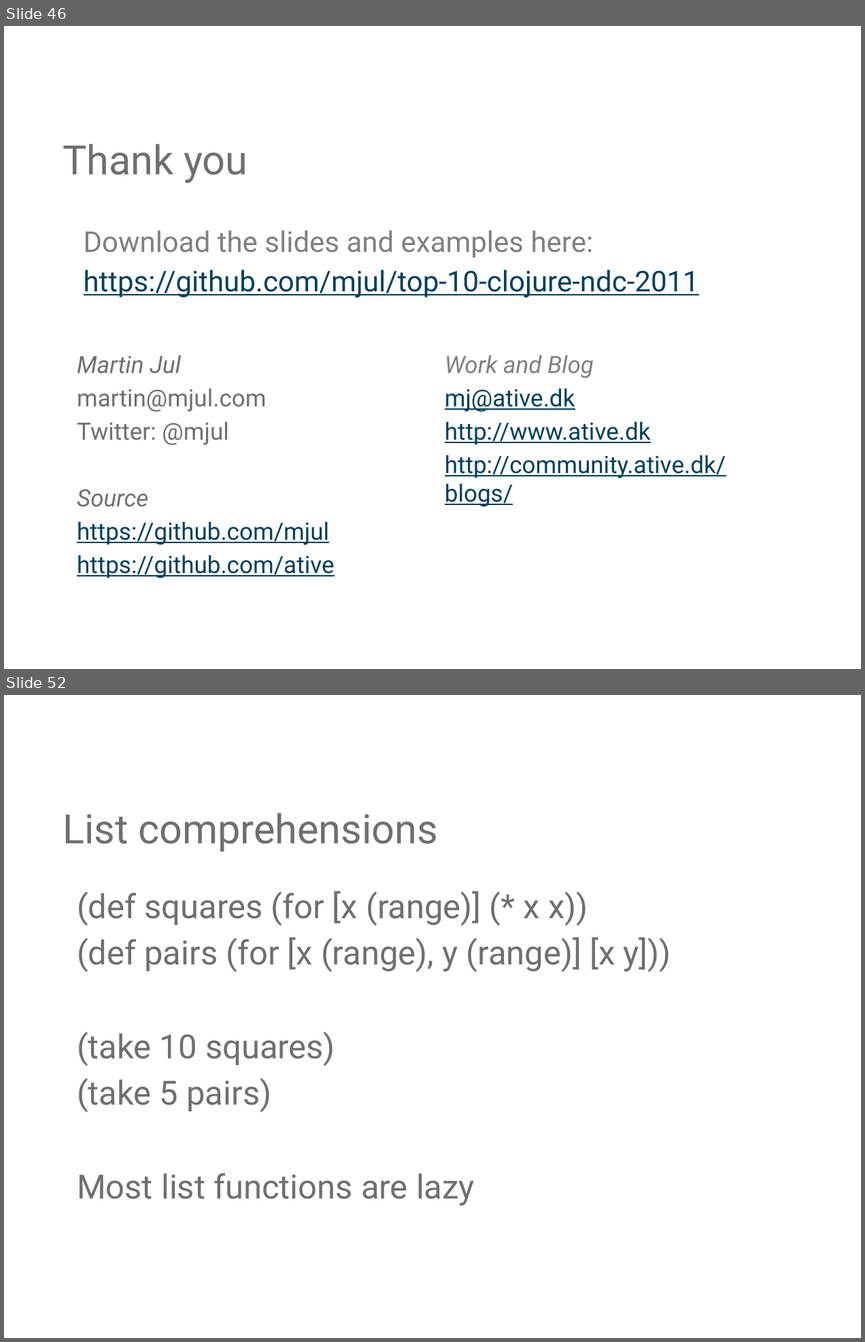
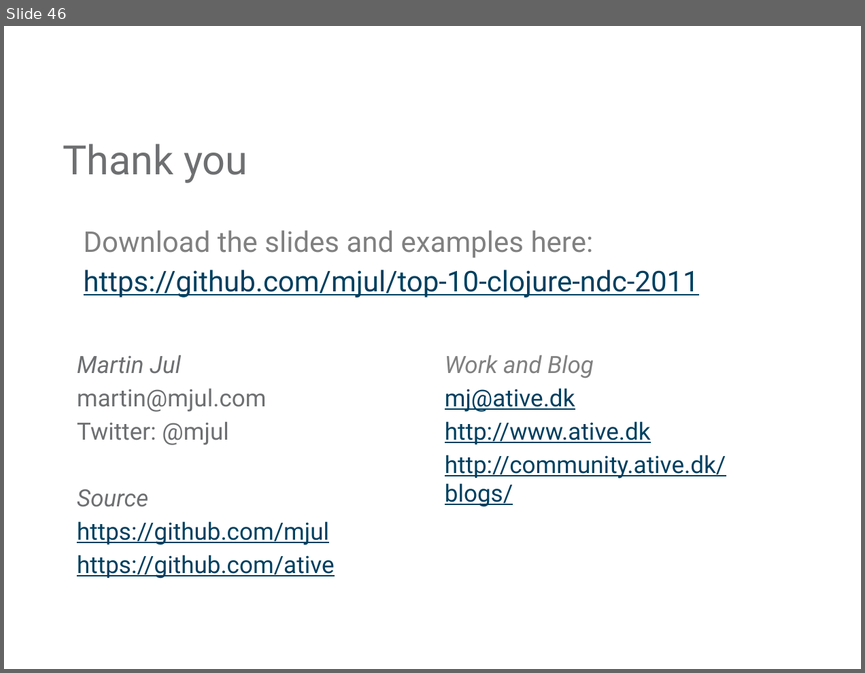
Before and after one commit to mjul/top-10-clojure-ndc-2011, a slide deck: Top Things to Learn From Clojure.pptx. Shown one above the other, each under a label of ours: slides 46 and 52 before the commit, slide 46 after it; the slides between them are not shown. The pictures are 865x1342 and 865x673 pixels, drawn with LibreOffice and Linux fonts; fonts in the diff are those of the drawing; background and template pictures are left out. Boxes give left, top, right and bottom in pixels: in the first picture for what was removed or moved away, otherwise in the second. Text is boxed around its words. In the diff, an @@ line names an element or a change of style, - is before the commit and + after.

```diff
--- a/Top Things to Learn From Clojure.pptx
+++ b/Top Things to Learn From Clojure.pptx
@@ slide 52 removed at bbox=[4, 695, 861, 1338], background #FFFFFF @@
@@ title removed at bbox=[62, 813, 438, 851] @@
-List comprehensions
@@ text removed at bbox=[77, 891, 671, 1206] @@
-(def squares (for [x (range)] (* x x))
-(def pairs (for [x (range), y (range)] [x y]))
-(take 10 squares)
-(take 5 pairs)
-Most list functions are lazy
```
Also in this commit, not shown: 13 other slides removed, 1 other file.
